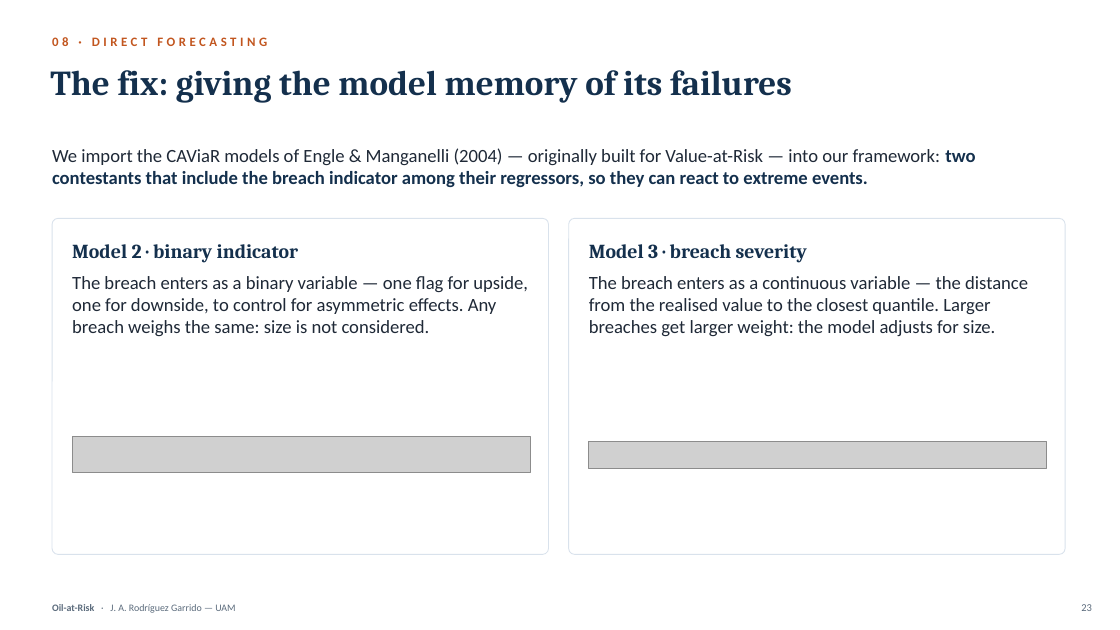
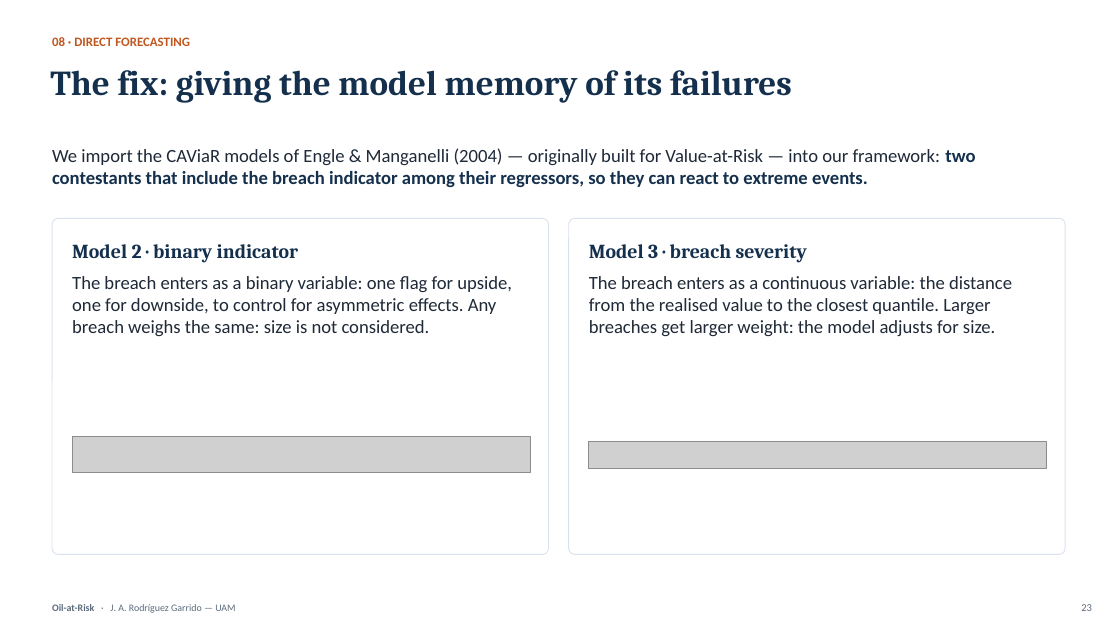
Before and after one commit to Alejandro-bot-one/Oil-at-Risk, a slide deck: slide 22 of deliverable/presentation/Oil-at-Risk_Defense.pptx (slide 23 before the commit). Drawn at 1120x630 pixels with LibreOffice and Linux fonts; fonts in the diff are those of the drawing; grey boxes stand for pictures. Boxes give left, top, right and bottom in pixels: in the first picture for what was removed or moved away, otherwise in the second. Text is boxed around its words. In the diff, an @@ line names an element or a change of style, - is before the commit and + after.

```diff
--- a/deliverable/presentation/Oil-at-Risk_Defense.pptx
+++ b/deliverable/presentation/Oil-at-Risk_Defense.pptx
@@ text "08 · DIRECT FORECASTING" at bbox=[52, 37, 190, 46]: letter spacing 3 to 0 pt @@
@@ text at bbox=[72, 276, 512, 336]: text changed @@
-The breach enters as a binary variable — one flag for upside, one for downside, to control for asymmetric effects. Any breach weighs the same: size is not considered.
+The breach enters as a binary variable: one flag for upside, one for downside, to control for asymmetric effects. Any breach weighs the same: size is not considered.
@@ text at bbox=[589, 276, 1012, 336]: text changed @@
-The breach enters as a continuous variable — the distance from the realised value to the closest quantile. Larger breaches get larger weight: the model adjusts for size.
+The breach enters as a continuous variable: the distance from the realised value to the closest quantile. Larger breaches get larger weight: the model adjusts for size.
```
Also in this commit, not shown: 63 other slides changed, 5 slides added, 1 slide removed, 10 other files.
